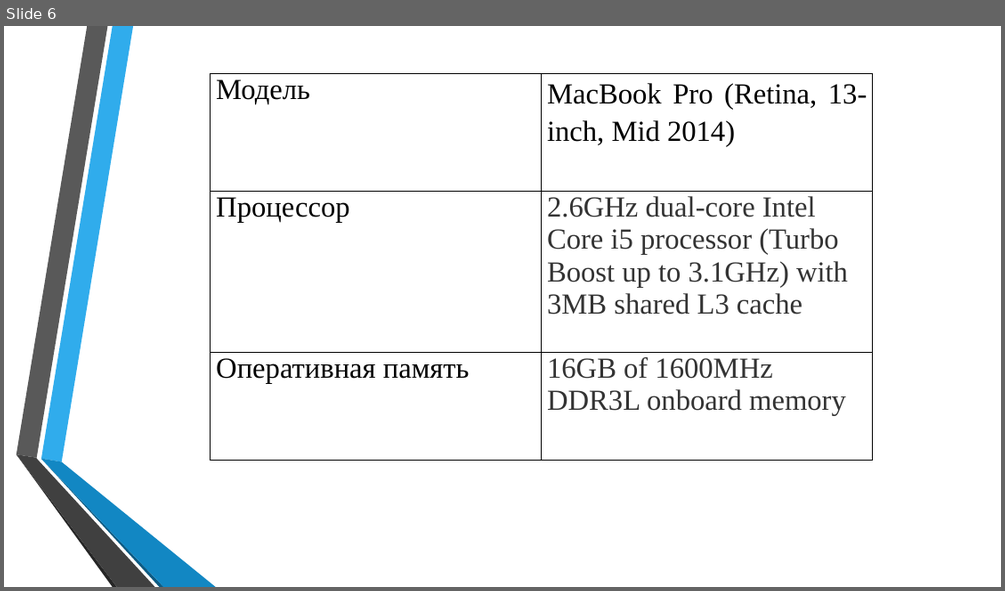
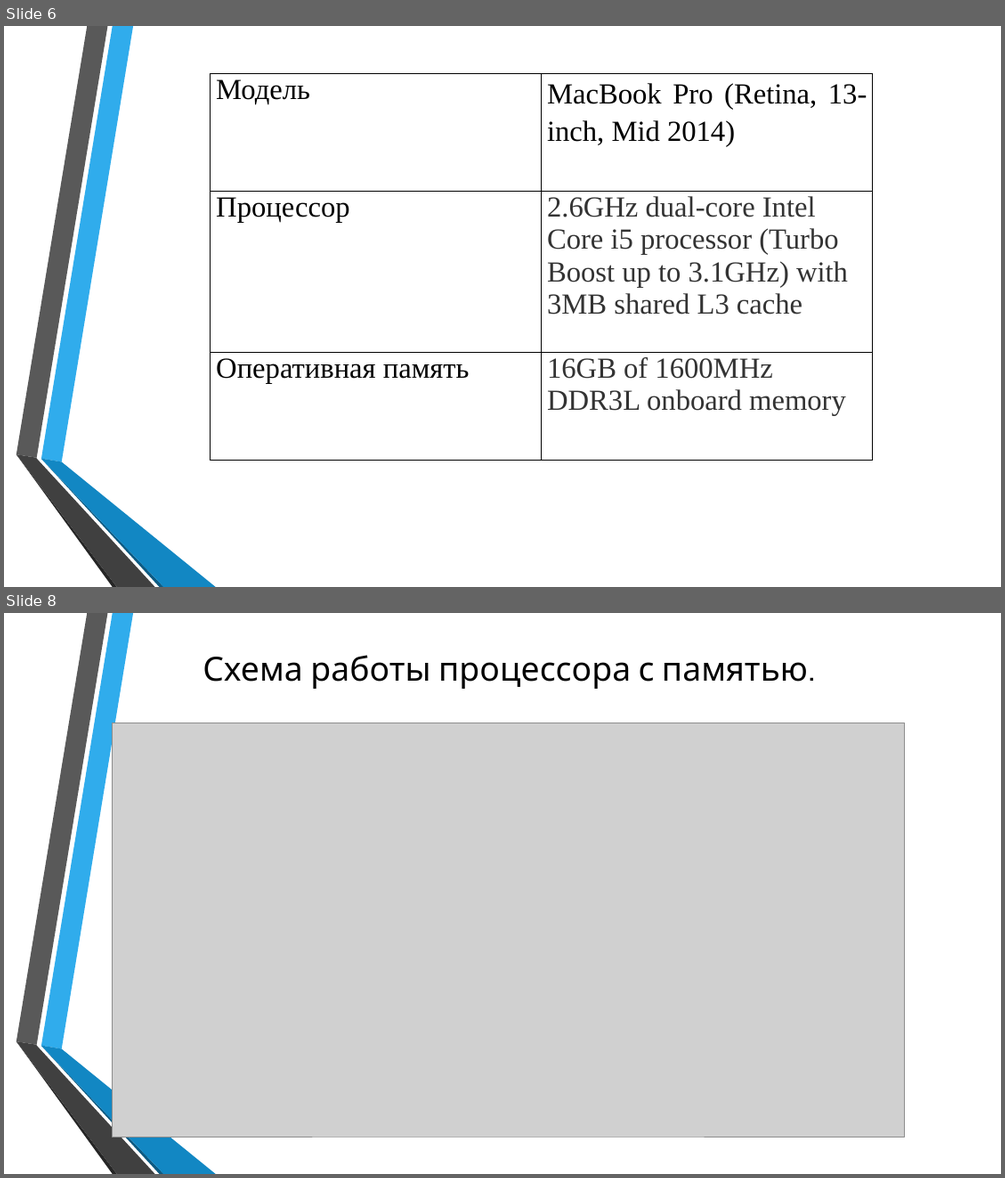
Before and after one commit to vadik49b/dirichlet_poisson_2d, a slide deck: doc/presentation.pptx. Shown one above the other, each under a label of ours: slide 6 before the commit, slides 6 and 8 after it; the slides between them are not shown. The pictures are 1005x591 and 1005x1178 pixels, drawn with LibreOffice and Linux fonts; fonts in the diff are those of the drawing; grey boxes stand for pictures; background and template pictures are left out. Boxes give left, top, right and bottom in pixels: in the first picture for what was removed or moved away, otherwise in the second. Text is boxed around its words. In the diff, an @@ line names an element or a change of style, - is before the commit and + after.

```diff
--- a/doc/presentation.pptx
+++ b/doc/presentation.pptx
@@ slide 8 added at bbox=[4, 613, 1001, 1174], background picture (left out); not listed: 6 template elements that a slide beside it also shows @@
@@ text added at bbox=[202, 655, 808, 689], 32 pt, text #000000 @@
+Схема работы процессора с памятью.
@@ picture added at bbox=[112, 723, 905, 1136] @@
```
Also in this commit, not shown: 10 other slides added, 4 slides removed, 1 other file.
